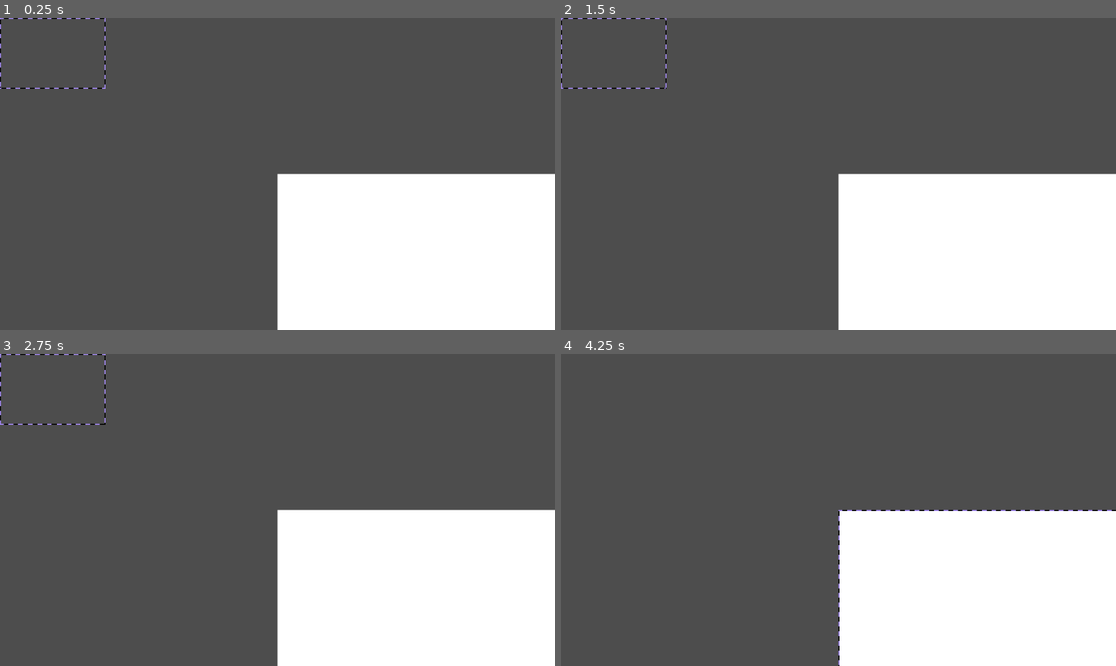
Above: before the commit, frames 1-4 (two rows, left to right).
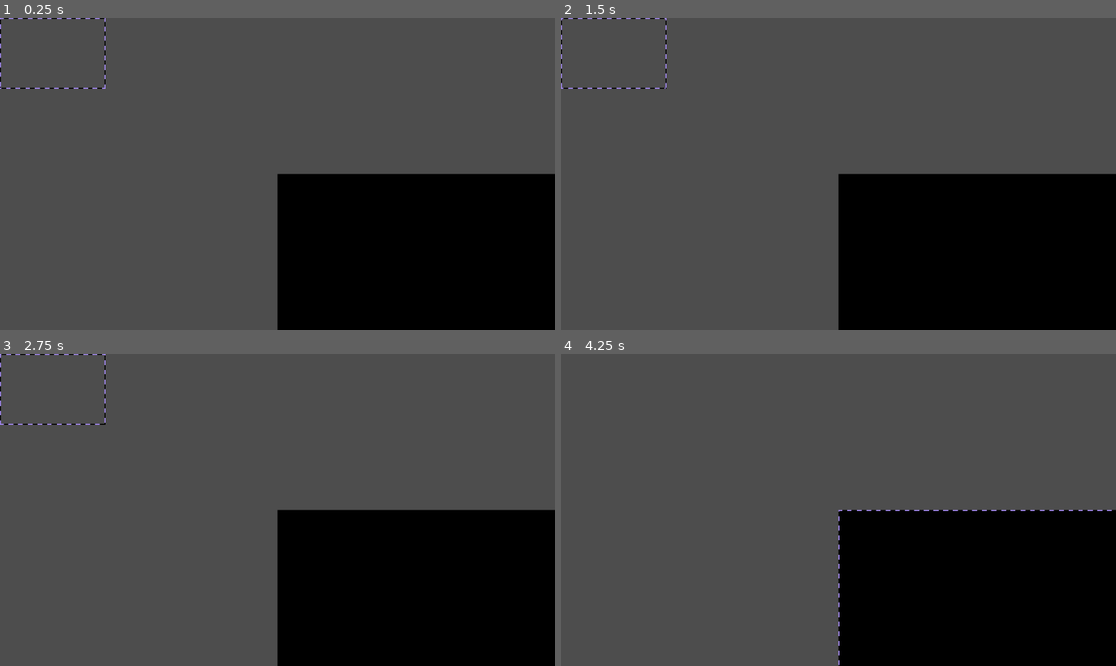
Above: after the commit, the same moments.

Repository: namooTH/nimp
Game: Godot game, scene res://screens/editor/editor.tscn
Two runs of this game, one before a commit and one after it. Both use one fixed random seed, a clock stepped at 60 frames per second and the inputs below. The project has no main scene, so this scene is started directly. The engine's default icon, where the game draws it, is replaced by a stand-in: a white triangle on a blue panel in a dark square.
Inputs (mouse positions are in pixels of both pictures, inside the frame that each line leads up to):
- Up to frame 1 (0.25 s): no input
- Up to frame 2 (1.5 s): tap Enter at 0.5 s; move the mouse to (960, 158) at 0.52 s; press the mouse at (960, 158) at 0.53 s; tap Space at 1.25 s; move the mouse to (727, 189) at 1.27 s; release the mouse at (727, 189) at 1.28 s; right-click (727, 189) at 1.35 s
- Up to frame 3 (2.75 s): tap Enter at 2 s; move the mouse to (333, 441) at 2.02 s; tap Mouse wheel down (scroll_down) at 2.1 s
- Up to frame 4 (4.25 s): tap Space at 2.75 s; move the mouse to (810, 572) at 2.77 s; tap Mouse wheel up (scroll_up) at 2.85 s; tap Enter at 3.5 s; move the mouse to (1005, 556) at 3.52 s; press the mouse at (1005, 556) at 3.53 s

The runs differ from the first frame. In frame 1, 25% of the frame differs, in the area x 49-100%, y 49-100%; in frame 2, 25%; in frame 3, 25%; in frame 4, 25%.

Commit message:
basic selection fixed

Diff:
--- a/components/general/camera/camera.gd
+++ b/components/general/camera/camera.gd
@@ -19,9 +19,7 @@
 	if event.is_action_released("mbr"):
 		allowToPan = false
 
-
+	lastMousePos = get_global_mouse_position()
 	var scroll := Input.get_axis("scroll_down", "scroll_up")
-	if scroll <= 0 and zoom_to >= Vector2.ONE:
-		zoom_to += Vector2(scroll, scroll) * 0.3
-	if scroll >= 0:
-		zoom_to += Vector2(scroll, scroll) * 0.3
+	zoom_to = clamp(zoom_to + Vector2(scroll, scroll) * 0.05, Vector2(0.001, 0.001), Vector2(10,10))
+	#position += zoom_to
--- a/components/general/camera/camera.tscn
+++ b/components/general/camera/camera.tscn
@@ -3,4 +3,5 @@
 [ext_resource type="Script" uid="uid://cf4v62x04ftrc" path="res://components/general/camera/camera.gd" id="1_fhuci"]
 
 [node name="Camera" type="Camera2D"]
+zoom = Vector2(0.5, 0.5)
 script = ExtResource("1_fhuci")
--- a/components/general/selection/selection.gd
+++ b/components/general/selection/selection.gd
@@ -8,19 +8,11 @@
 var selectedNode = null
 func select(node: Control):
 	selectedNode = node
-	position = selectedNode.get_global_transform_with_canvas().get_origin()
-	size = selectedNode.size * Global.currentZoomLevel
+var isResizing: bool = false
 func _process(delta: float) -> void:
 	if is_instance_valid(selectedNode):
-		if isClicked:
-			selectedNode.size = size / Global.currentZoomLevel
-			# https://www.reddit.com/r/godot/comments/11ujvgs/how_to_position_node2d_in_screen_coordinates/
-			selectedNode.position = selectedNode.get_global_transform_with_canvas().get_origin() - position
-		else:
-			position = selectedNode.get_global_transform_with_canvas().get_origin()
-			size = selectedNode.size * Global.currentZoomLevel
-
-
+		size = selectedNode.size * Global.currentZoomLevel
+		position = selectedNode.get_global_transform_with_canvas().get_origin()
 	lastMousePos = get_global_mouse_position()
 func _input(event: InputEvent) -> void:
 	if event.is_action_pressed("mbl"):
@@ -33,39 +25,40 @@
 		if lastMousePos: tranfrom = get_global_mouse_position() - lastMousePos
 		else: return
 		if isClicked:
-			if FocusManager.getFocusNode(): resize_window(FocusManager.getFocusNode(), tranfrom)
-			else: if allowMove: position += tranfrom
+			if FocusManager.getFocusNode(): resize_window(selectedNode, FocusManager.getFocusNode(), tranfrom / Global.currentZoomLevel)
+			else: if allowMove: selectedNode.position += tranfrom / Global.currentZoomLevel
+			isResizing = true
 
 func _on_mouse_entered() -> void:
 	allowMove = true
 func _on_mouse_exited() -> void:
 	allowMove = false
 
-func resize_window(selection_node: Node, tranform: Vector2):
+func resize_window(target: Node, selection_node: Node, tranform: Vector2):
 	match selection_node.name:
 		"SelectionCircleLeftCenter":
-			size.x += -tranform.x
-			position.x += tranform.x
+			target.size.x += -tranform.x
+			target.position.x += tranform.x
 		"SelectionCircleLeftBottom":
-			size.x += -tranform.x
-			position.x += tranform.x
-			size.y += tranform.y
+			target.size.x += -tranform.x
+			target.position.x += tranform.x
+			target.size.y += tranform.y
 		"SelectionCircleLeftTop":
-			size.y += -tranform.y
-			position.y += tranform.y
-			size.x += -tranform.x
-			position.x += tranform.x
+			target.size.y += -tranform.y
+			target.position.y += tranform.y
+			target.size.x += -tranform.x
+			target.position.x += tranform.x
 		"SelectionCircleRightCenter":
-			size.x += tranform.x
+			target.size.x += tranform.x
 		"SelectionCircleRightBottom":
-			size.x += tranform.x
-			size.y += tranform.y
+			target.size.x += tranform.x
+			target.size.y += tranform.y
 		"SelectionCircleRightTop":
-			size.x += tranform.x
-			size.y += -tranform.y
-			position.y += tranform.y
+			target.size.x += tranform.x
+			target.size.y += -tranform.y
+			target.position.y += tranform.y
 		"SelectionCircleBottomCenter":
-			size.y += tranform.y
+			target.size.y += tranform.y
 		"SelectionCircleTopCenter":
-				size.y += -tranform.y
-				position.y += tranform.y
+			target.size.y += -tranform.y
+			target.position.y += tranform.y
--- /dev/null
+++ b/components/shaders/grid.gdshader
@@ -0,0 +1,15 @@
+shader_type canvas_item;
+render_mode blend_mix;
+
+uniform vec2 size = vec2(1280.0, 720.0);
+uniform float line_width : hint_range(0, 1) = 0.1;
+uniform vec2 offset = vec2(0.0, 0.0);
+uniform float grid_size = 16.0;
+
+void fragment() {
+	vec2 uv = (offset / size) + UV;
+	vec2 r = mod(size * uv, vec2(grid_size));
+	vec2 lines = smoothstep(1.0 - line_width, 1, r / vec2(grid_size));
+	float alpha = dot(lines, vec2(1.0, 1.0));
+	COLOR.a = alpha;
+}
--- /dev/null
+++ b/screens/editor/editor.gd
@@ -0,0 +1,4 @@
+extends Node2D
+
+func _ready() -> void:
+	Global.currentSpace = self
--- a/screens/editor/editor.tscn
+++ b/screens/editor/editor.tscn
@@ -1,9 +1,27 @@
-[gd_scene load_steps=3 format=3 uid="uid://ckhikm5gqdet0"]
+[gd_scene load_steps=7 format=3 uid="uid://ckhikm5gqdet0"]
 
+[ext_resource type="Script" uid="uid://cub1mc4fhbq1j" path="res://screens/editor/editor.gd" id="1_lagm4"]
 [ext_resource type="PackedScene" uid="uid://brhqndhpkxpcd" path="res://components/general/camera/camera.tscn" id="1_opgpi"]
 [ext_resource type="PackedScene" uid="uid://enieti8vbqxn" path="res://components/general/selection/selectable_container/selectableContainer.tscn" id="2_5x08y"]
+[ext_resource type="Shader" uid="uid://dhjlv65tda4oi" path="res://components/shaders/grid.gdshader" id="2_nebxx"]
+[ext_resource type="Texture2D" uid="uid://dhhpa7p72be3f" path="res://icon.svg" id="5_g6l4q"]
+
+[sub_resource type="ShaderMaterial" id="ShaderMaterial_g6l4q"]
+shader = ExtResource("2_nebxx")
+shader_parameter/size = Vector2(1280, 720)
+shader_parameter/line_width = 0.1
+shader_parameter/offset = Vector2(0, 0)
+shader_parameter/grid_size = 16.0
 
 [node name="Editor" type="Node2D"]
+script = ExtResource("1_lagm4")
+
+[node name="bg" type="ColorRect" parent="."]
+visible = false
+material = SubResource("ShaderMaterial_g6l4q")
+offset_right = 2036.0
+offset_bottom = 1219.0
+mouse_filter = 2
 
 [node name="Camera" parent="." instance=ExtResource("1_opgpi")]
 
@@ -20,3 +38,34 @@
 grow_horizontal = 2
 grow_vertical = 2
 mouse_filter = 2
+
+[node name="SelectableContainer2" parent="." instance=ExtResource("2_5x08y")]
+offset_right = 1920.0
+offset_bottom = 1080.0
+mouse_filter = 1
+
+[node name="ColorRect" type="TextureRect" parent="SelectableContainer2"]
+layout_mode = 1
+anchors_preset = 15
+anchor_right = 1.0
+anchor_bottom = 1.0
+grow_horizontal = 2
+grow_vertical = 2
+mouse_filter = 2
+texture = ExtResource("5_g6l4q")
+expand_mode = 1
+
+[node name="SelectableContainer3" parent="." instance=ExtResource("2_5x08y")]
+offset_right = 1920.0
+offset_bottom = 1080.0
+mouse_filter = 1
+
+[node name="ColorRect" type="ColorRect" parent="SelectableContainer3"]
+layout_mode = 1
+anchors_preset = 15
+anchor_right = 1.0
+anchor_bottom = 1.0
+grow_horizontal = 2
+grow_vertical = 2
+mouse_filter = 2
+color = Color(0, 0, 0, 1)
--- a/system/Global/global.gd
+++ b/system/Global/global.gd
@@ -1,3 +1,6 @@
 extends Node
 
 var currentZoomLevel = Vector2.ONE
+var cameraPosition: Vector2 = Vector2.ZERO
+var currentSpace: Node2D = null
+signal cameraMoved
Not shown, added: components/shaders/grid.gdshader.uid
Not shown, added: screens/editor/editor.gd.uid
